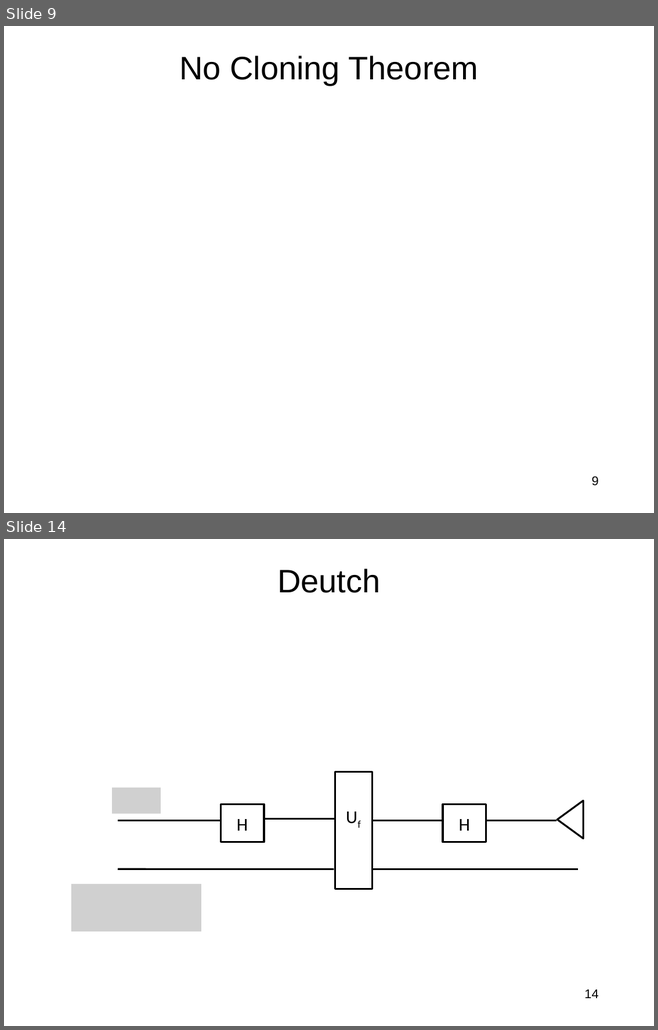
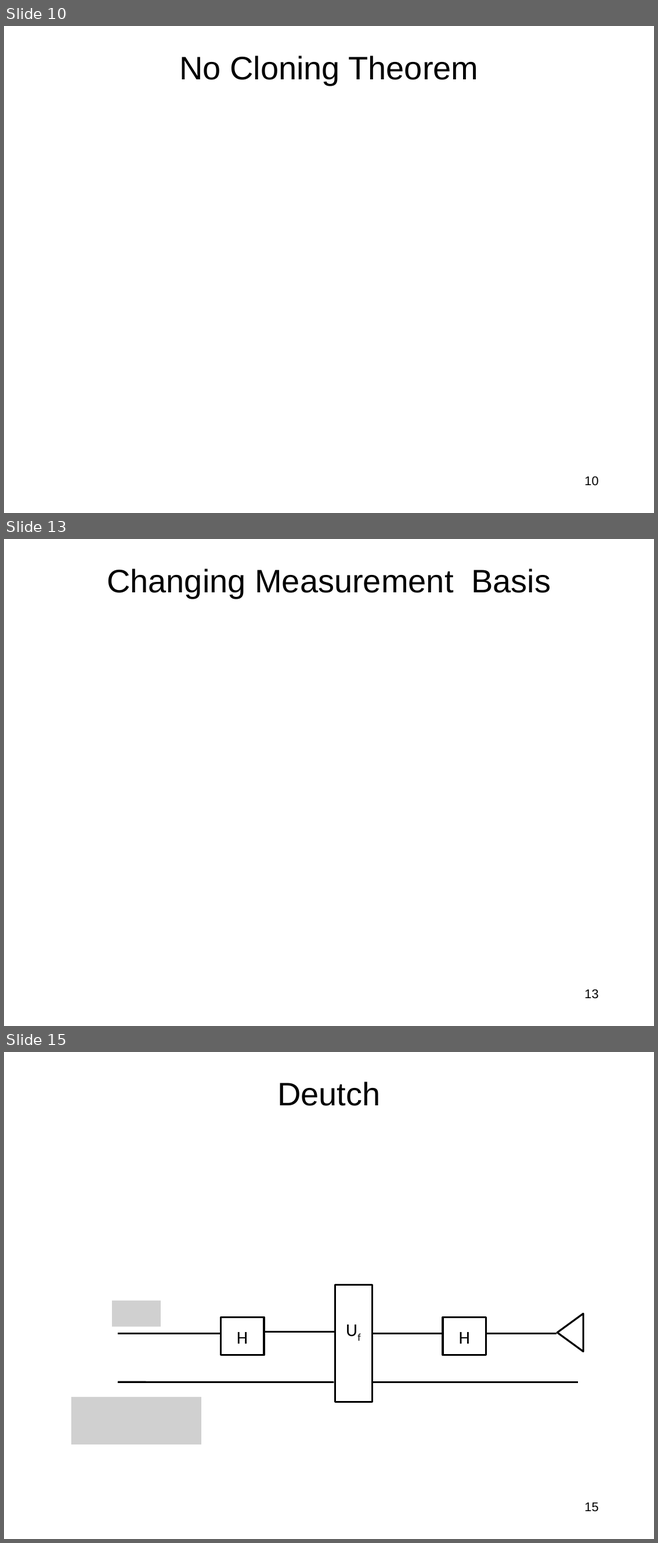
Before and after one commit to jlmucb/class_notes, a slide deck: BerkeleyClass/CS290Spring2013/Lectures/QC.pptx. Shown one above the other, each under a label of ours: slides 9 and 14 before the commit, slides 10, 13 and 15 after it; the slides between them are not shown. The pictures are 658x1030 and 658x1543 pixels, drawn with LibreOffice and Linux fonts; fonts in the diff are those of the drawing; grey boxes stand for pictures. Boxes give left, top, right and bottom in pixels: in the first picture for what was removed or moved away, otherwise in the second. Text is boxed around its words. In the diff, an @@ line names an element or a change of style, - is before the commit and + after.

```diff
--- a/BerkeleyClass/CS290Spring2013/Lectures/QC.pptx
+++ b/BerkeleyClass/CS290Spring2013/Lectures/QC.pptx
@@ slide 13 added at [4, 539, 654, 1026], background #FFFFFF @@
@@ title added at [107, 569, 551, 598], 36 pt, text #000000 @@
+Changing Measurement Basis
@@ page number added at [584, 989, 598, 999], 14 pt, text #000000 @@
+13
@@ what was slide 9 is now slide 10 @@
@@ page number at [584, 476, 598, 486]: text changed @@
-9
+10
@@ what was slide 14 is now slide 15 @@
@@ page number at [584, 1503, 598, 1512]: text changed @@
-14
+15
```
Also in this commit, not shown: 8 slides changed, 7 other slides added, 3 slides removed.
